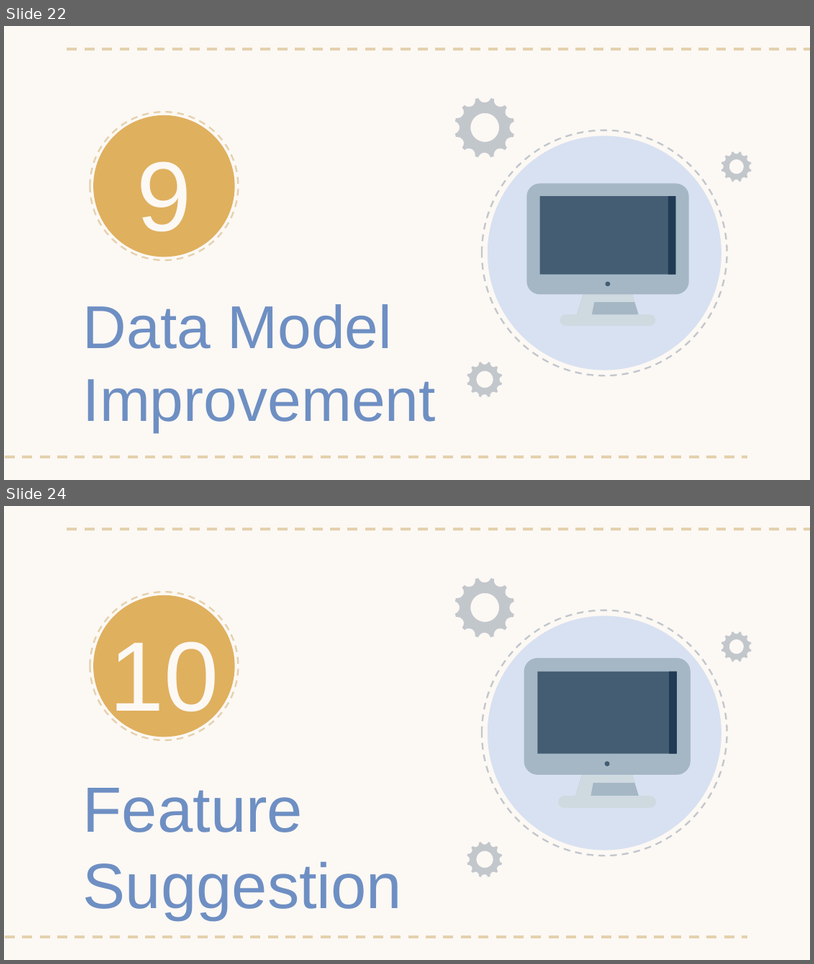
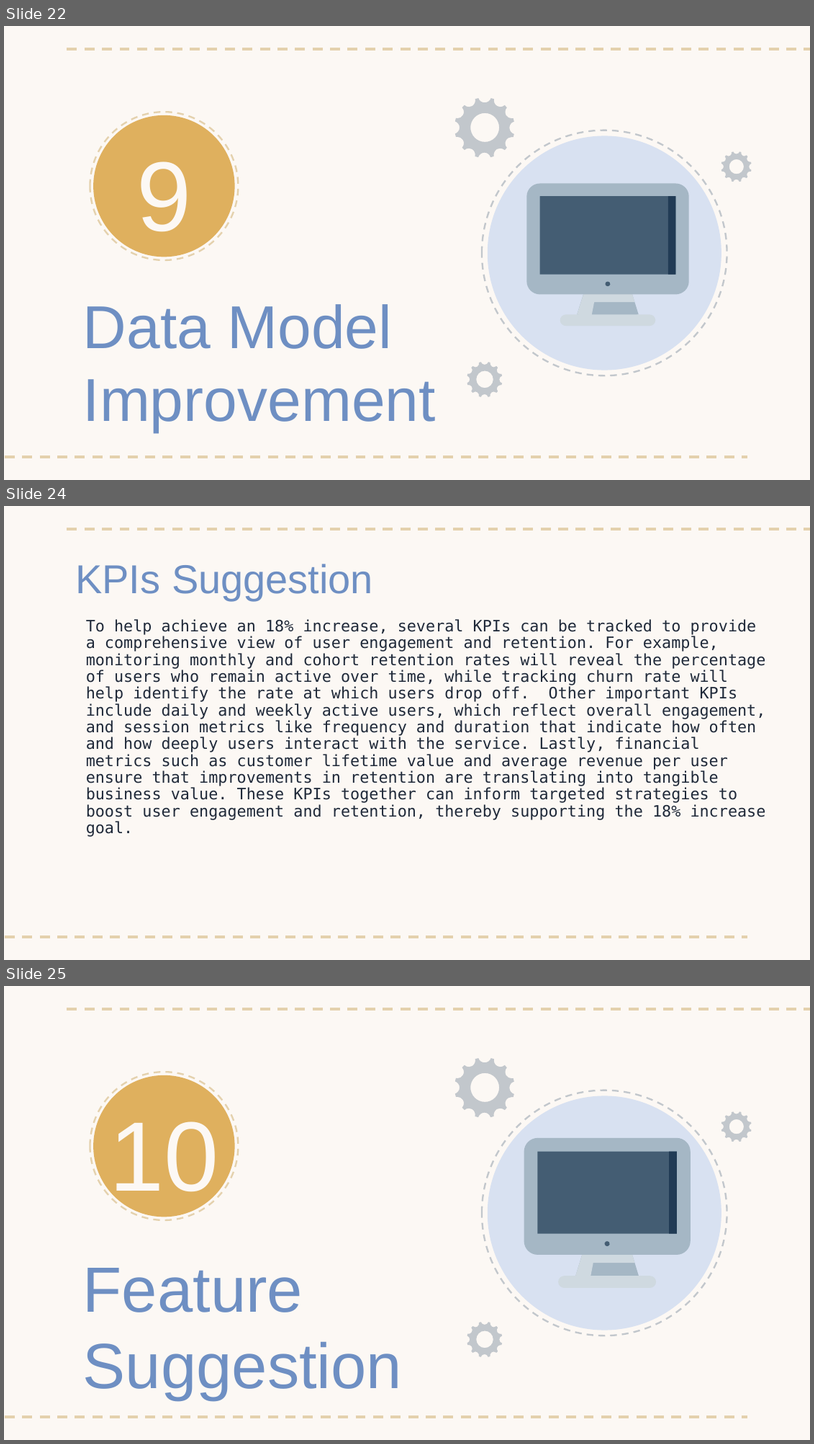
Before and after one commit to eferrario/bike-analytics, a slide deck: Bike Analytics.pptx. Shown one above the other, each under a label of ours: slides 22 and 24 before the commit, slides 22, 24 and 25 after it; the slides between them are not shown. The pictures are 814x964 and 814x1444 pixels, drawn with LibreOffice and Linux fonts; fonts in the diff are those of the drawing. Boxes give left, top, right and bottom in pixels: in the first picture for what was removed or moved away, otherwise in the second. Text is boxed around its words. In the diff, an @@ line names an element or a change of style, - is before the commit and + after.

```diff
--- a/Bike Analytics.pptx
+++ b/Bike Analytics.pptx
@@ slide 24 added at [4,506,810,960], background #FCF8F4; not listed: 2 template elements that a slide beside it also shows @@
@@ title added at [75,564,373,600], 36 pt, text #6E8FC3 @@
+KPIs Suggestion
@@ text added at [86,619,766,803], 14 pt, text #1F2939 @@
+To help achieve an 18% increase, several KPIs can be tracked to provide a comprehensive view of user engagement and retention. For example, monitoring monthly and cohort retention rates will reveal the percentage of users who remain active over time, while tracking churn rate will help identify the rate at which users drop off. Other important KPIs include daily and weekly active users, which reflect overall engagement, and session metrics like frequency and duration that indicate how often and how deeply users interact with the service. Lastly, financial metrics such as customer lifetime value and average revenue per user ensure that improvements in retention are translating into tangible business value. These KPIs together can inform targeted strategies to boost user engagement and retention, thereby supporting the 18% increase goal.
@@ what was slide 24 is now slide 25 @@
```
Also in this commit, not shown: 2 slides changed, 1 other slide added, 1 slide removed.
